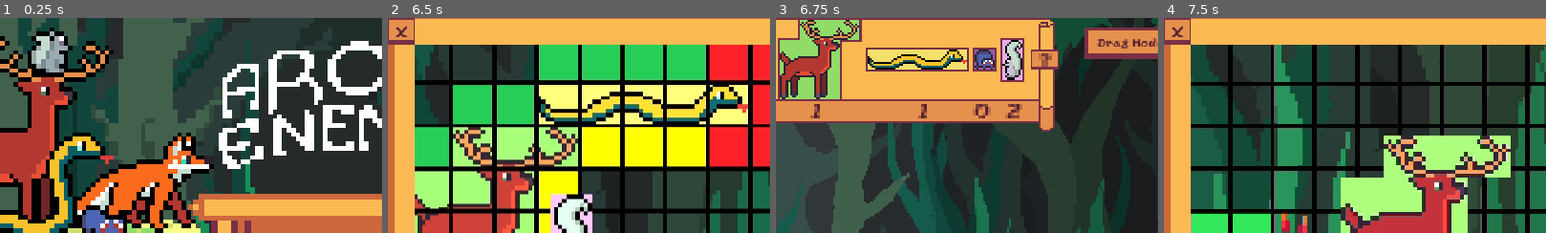
Above: before the commit, frames 1-4 (left to right).
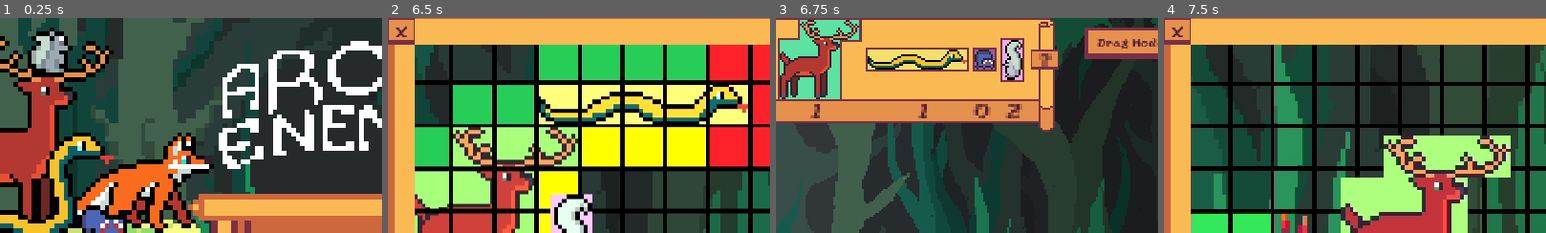
Above: after the commit, the same moments.

Repository: mango-gremlin/arch-enemies
Game: Godot game, scene res://overworld/ui/main_menu/main_menu.tscn
Two runs of this game, one before a commit and one after it. Both use one fixed random seed, a clock stepped at 60 frames per second and the inputs below.
Inputs (mouse positions are % of the whole screen's width and height, from its top left):
- Up to frame 1 (0.25 s): no input
- Up to frame 2 (6.5 s): click "New Game" at 0.5 s; click "Next..." at 1.25 s; click "Next..." at 2 s; click "Start Game..." at 2.75 s; move the mouse to (72, 45) at 3.52 s; press the mouse at (72, 45) at 3.53 s; hold D (move_right) 3.53-5 s; tap Space (jump) at 3.77, 4.52 s; move the mouse to (30, 55) at 4.27 s; release the mouse at (30, 55) at 4.28 s; tap E (interact_overworld) at 4.35 s; click "Next" at 5 s; click "Next" at 5.75 s
- Up to frame 3 (6.75 s): click "x" at 6.5 s
- Up to frame 4 (7.5 s): click "?" at 7.25 s
The pictures show only the part of the screen within x 0-50%, y 0-50%; the shares and areas given below are measured in that part.

Frames 1-2 are identical in both runs. In frame 3, 2.8% of the frame differs, in the area x 1-22%, y 0-38%; in frame 4, nothing differs.

Commit message:
changed colors again

Diff:
--- a/Arch-enemies/bridges/scenes/0_TutorialLevel.tscn
+++ b/Arch-enemies/bridges/scenes/0_TutorialLevel.tscn
@@ -17,9 +17,9 @@
 [ext_resource type="Texture2D" uid="uid://bax18833oqune" path="res://bridges/assets/red.png" id="9_ceti5"]
 [ext_resource type="Texture2D" uid="uid://cw66eehxwh20w" path="res://assets/art/objects/bridge_snake.png" id="10_eqte5"]
 [ext_resource type="Texture2D" uid="uid://desp8tcpswyl4" path="res://assets/art/objects/bridge_spider.png" id="11_447x7"]
-[ext_resource type="Texture2D" uid="uid://c1etei55ew2yx" path="res://bridges/assets/dark_blue.png" id="11_rq6vw"]
+[ext_resource type="Texture2D" uid="uid://c1etei55ew2yx" path="res://bridges/assets/shallows.png" id="11_rq6vw"]
 [ext_resource type="Script" path="res://bridges/script/grid.gd" id="12_4j1x0"]
-[ext_resource type="Texture2D" uid="uid://dmy2gc7dfwago" path="res://bridges/assets/dark_yellow.png" id="12_lkv3g"]
+[ext_resource type="Texture2D" uid="uid://dmy2gc7dfwago" path="res://bridges/assets/bottom.png" id="12_lkv3g"]
 [ext_resource type="Script" path="res://bridges/script/grid_visualizer.gd" id="13_vimek"]
 [ext_resource type="Script" path="res://bridges/script/grid_drag.gd" id="14_rjhoj"]
 [ext_resource type="Texture2D" uid="uid://bgtlqf6licksl" path="res://assets/art/tilesets/bridge_tileset/bridge_bramble_tiles.png" id="15_hd602"]
--- a/Arch-enemies/bridges/scenes/1_FrogHazardLevel.tscn
+++ b/Arch-enemies/bridges/scenes/1_FrogHazardLevel.tscn
@@ -12,9 +12,9 @@
 [ext_resource type="Texture2D" uid="uid://bax18833oqune" path="res://bridges/assets/red.png" id="9_jxxeb"]
 [ext_resource type="Texture2D" uid="uid://cw66eehxwh20w" path="res://assets/art/objects/bridge_snake.png" id="10_5pkk2"]
 [ext_resource type="Texture2D" uid="uid://desp8tcpswyl4" path="res://assets/art/objects/bridge_spider.png" id="11_fjvi0"]
-[ext_resource type="Texture2D" uid="uid://c1etei55ew2yx" path="res://bridges/assets/dark_blue.png" id="11_nuh5v"]
+[ext_resource type="Texture2D" uid="uid://c1etei55ew2yx" path="res://bridges/assets/shallows.png" id="11_nuh5v"]
 [ext_resource type="Script" path="res://bridges/script/grid.gd" id="12_nxas5"]
-[ext_resource type="Texture2D" uid="uid://dmy2gc7dfwago" path="res://bridges/assets/dark_yellow.png" id="12_p7cd1"]
+[ext_resource type="Texture2D" uid="uid://dmy2gc7dfwago" path="res://bridges/assets/bottom.png" id="12_p7cd1"]
 [ext_resource type="Script" path="res://bridges/script/grid_visualizer.gd" id="13_xoj3x"]
 [ext_resource type="Script" path="res://bridges/script/grid_drag.gd" id="14_4xmqt"]
 [ext_resource type="Script" path="res://bridges/scenes/toggle_build_fox_mode.gd" id="15_tnxv3"]
--- a/Arch-enemies/bridges/scenes/2_FinalLevel.tscn
+++ b/Arch-enemies/bridges/scenes/2_FinalLevel.tscn
@@ -16,9 +16,9 @@
 [ext_resource type="Texture2D" uid="uid://diwvqonlr6748" path="res://assets/art/objects/bridge_squirrel.png" id="8_a8m7c"]
 [ext_resource type="Texture2D" uid="uid://bax18833oqune" path="res://bridges/assets/red.png" id="9_pvau1"]
 [ext_resource type="Texture2D" uid="uid://cw66eehxwh20w" path="res://assets/art/objects/bridge_snake.png" id="10_4kond"]
-[ext_resource type="Texture2D" uid="uid://c1etei55ew2yx" path="res://bridges/assets/dark_blue.png" id="11_4fv6i"]
+[ext_resource type="Texture2D" uid="uid://c1etei55ew2yx" path="res://bridges/assets/shallows.png" id="11_4fv6i"]
 [ext_resource type="Texture2D" uid="uid://desp8tcpswyl4" path="res://assets/art/objects/bridge_spider.png" id="11_ai7rv"]
-[ext_resource type="Texture2D" uid="uid://dmy2gc7dfwago" path="res://bridges/assets/dark_yellow.png" id="12_ch1j4"]
+[ext_resource type="Texture2D" uid="uid://dmy2gc7dfwago" path="res://bridges/assets/bottom.png" id="12_ch1j4"]
 [ext_resource type="Script" path="res://bridges/script/grid.gd" id="12_lpmli"]
 [ext_resource type="Script" path="res://bridges/script/grid_visualizer.gd" id="13_mxc8b"]
 [ext_resource type="Script" path="res://bridges/script/grid_drag.gd" id="14_d4vvk"]
--- a/Arch-enemies/bridges/scenes/Grid.tscn
+++ b/Arch-enemies/bridges/scenes/Grid.tscn
@@ -18,9 +18,9 @@
 [ext_resource type="Texture2D" uid="uid://cw66eehxwh20w" path="res://assets/art/objects/bridge_snake.png" id="7_jp1m1"]
 [ext_resource type="Texture2D" uid="uid://bax18833oqune" path="res://bridges/assets/red.png" id="8_6e2b2"]
 [ext_resource type="Texture2D" uid="uid://desp8tcpswyl4" path="res://assets/art/objects/bridge_spider.png" id="8_rtjqf"]
-[ext_resource type="Texture2D" uid="uid://c1etei55ew2yx" path="res://bridges/assets/dark_blue.png" id="10_aqm3q"]
+[ext_resource type="Texture2D" uid="uid://c1etei55ew2yx" path="res://bridges/assets/shallows.png" id="10_aqm3q"]
 [ext_resource type="Texture2D" uid="uid://diwvqonlr6748" path="res://assets/art/objects/bridge_squirrel.png" id="11_a366g"]
-[ext_resource type="Texture2D" uid="uid://dmy2gc7dfwago" path="res://bridges/assets/dark_yellow.png" id="11_gtdg4"]
+[ext_resource type="Texture2D" uid="uid://dmy2gc7dfwago" path="res://bridges/assets/bottom.png" id="11_gtdg4"]
 [ext_resource type="Script" path="res://bridges/scenes/toggle_build_fox_mode.gd" id="12_o1ngo"]
 [ext_resource type="Script" path="res://bridges/script/grid_drag.gd" id="12_re1q8"]
 [ext_resource type="PackedScene" uid="uid://dvgr170gyuhpq" path="res://bridges/scenes/player.tscn" id="12_y7gdk"]
Binary file changed: Arch-enemies/assets/art/objects/bridge_deer.png
Binary file added: Arch-enemies/bridges/assets/bottom.png
Not shown, changed: Arch-enemies/bridges/assets/bottom.png.import
Binary file removed: Arch-enemies/bridges/assets/dark_blue.png
Binary file removed: Arch-enemies/bridges/assets/dark_yellow.png
Binary file added: Arch-enemies/bridges/assets/shallows.png
Not shown, changed: Arch-enemies/bridges/assets/shallows.png.import
